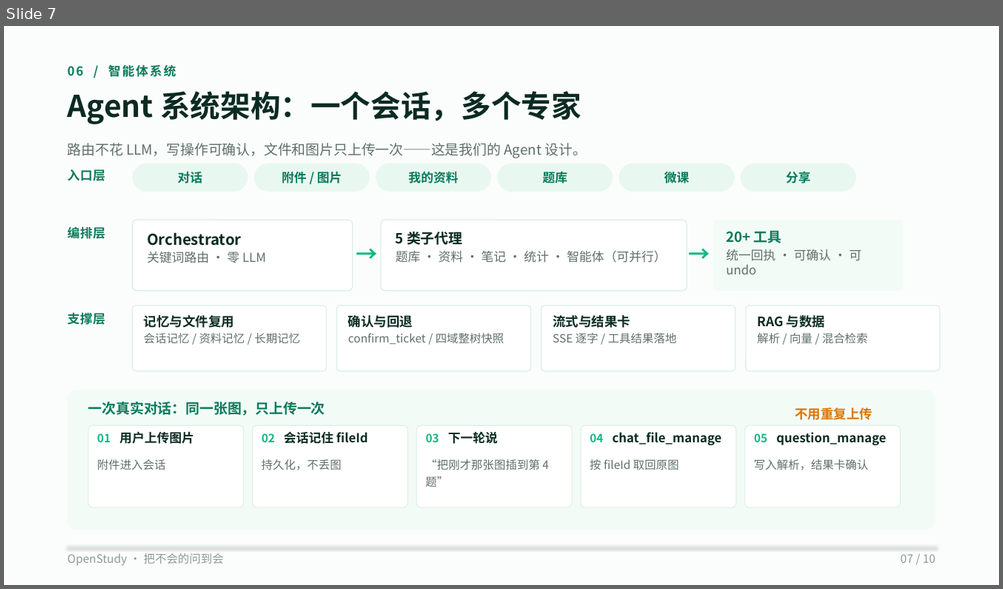
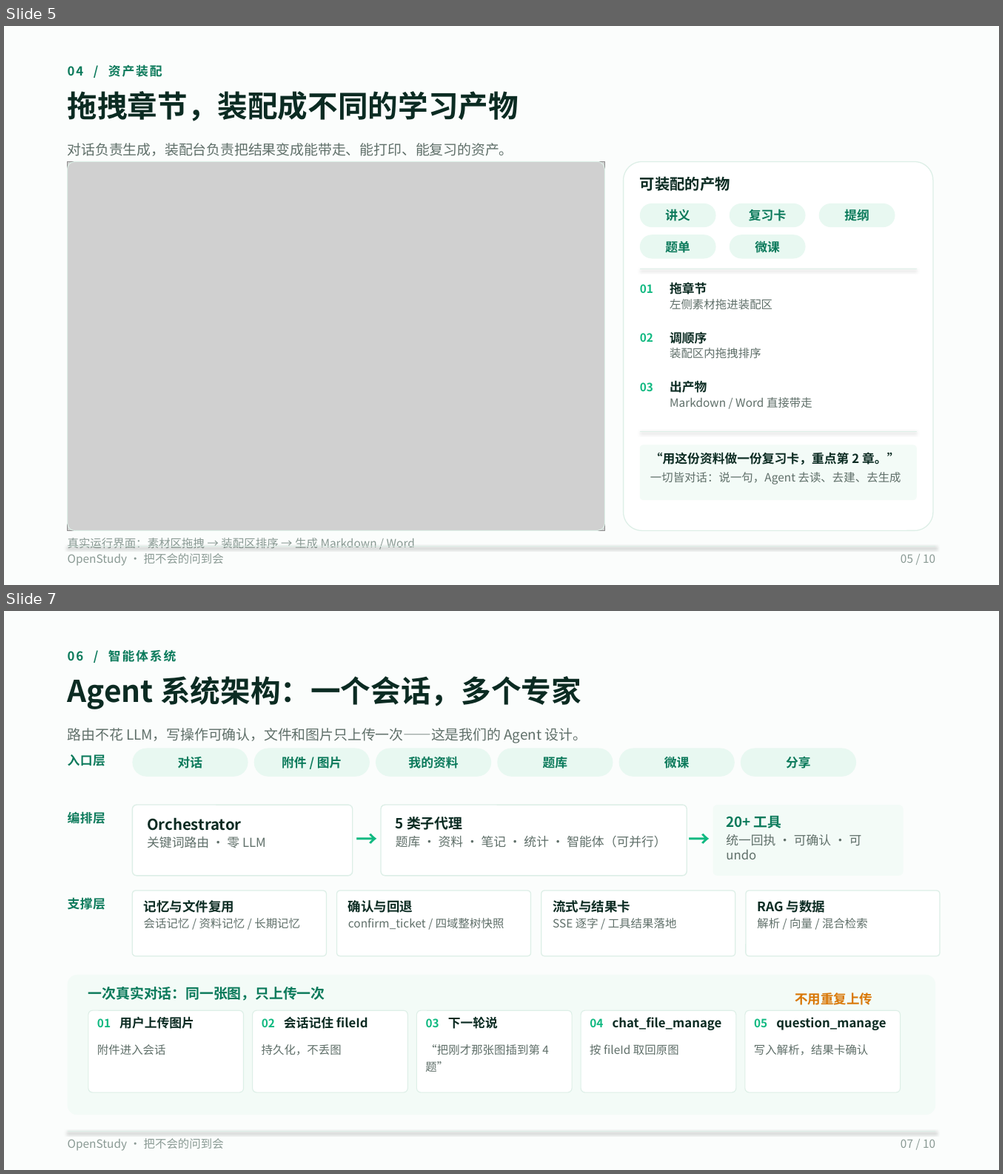
Before and after one commit to wufeng1234567/openstudy-fastapi-ts, a slide deck: doc/competition/OpenStudy-10页-V3-码道版.pptx. Shown one above the other, each under a label of ours: slide 7 before the commit, slides 5 and 7 after it; the slides between them are not shown. The pictures are 1003x589 and 1003x1174 pixels, drawn with LibreOffice and Linux fonts; fonts in the diff are those of the drawing; grey boxes stand for pictures. Boxes give left, top, right and bottom in pixels: in the first picture for what was removed or moved away, otherwise in the second. Text is boxed around its words. In the diff, an @@ line names an element or a change of style, - is before the commit and + after.

Commit message:
feat: 学习材料诊疗室：体检、整理手术台、资产装配与原文依据

```diff
--- a/doc/competition/OpenStudy-10页-V3-码道版.pptx
+++ b/doc/competition/OpenStudy-10页-V3-码道版.pptx
@@ slide 5 added at (4,26,999,585), background #FFFFFF @@
@@ rectangle added at (4,26,999,585), fill #FBFDFC @@
@@ text added at (68,64,162,77), 12 pt, text #0B7A5B, bold @@
+04 / 资产装配
@@ text added at (68,91,518,121), 29 pt, text #0B2B22, bold @@
+拖拽章节，装配成不同的学习产物
@@ text added at (68,143,513,156), 13.5 pt, text #5F6F69 @@
+对话负责生成，装配台负责把结果变成能带走、能打印、能复习的资产。
@@ picture added at (68,162,605,531) @@
@@ rounded rectangle added at (68,162,605,531), outline #DDEFE7 0.75 pt @@
@@ rounded rectangle added at (623,162,933,531), fill #FFFFFF, outline #DDEFE7 0.9 pt @@
@@ text added at (640,176,730,191), 14.5 pt, text #0B2B22, bold @@
+可装配的产物
@@ rounded rectangle added at (640,204,716,227), fill #E8F8F1, 12 pt, text #0B7A5B, bold @@
+讲义
@@ rounded rectangle added at (729,204,805,227), fill #E8F8F1, 12 pt, text #0B7A5B, bold @@
+复习卡
@@ rounded rectangle added at (819,204,895,227), fill #E8F8F1, 12 pt, text #0B7A5B, bold @@
+提纲
@@ rounded rectangle added at (640,235,716,259), fill #E8F8F1, 12 pt, text #0B7A5B, bold @@
+题单
@@ rounded rectangle added at (729,235,805,259), fill #E8F8F1, 12 pt, text #0B7A5B, bold @@
+微课
@@ line added from (640, 269) to (916, 269), #DDEFE7 0.5 pt @@
@@ text added at (640,284,653,293), 11 pt, text #10B981, bold @@
+01
@@ text added at (669,282,706,295), 12 pt, text #0B2B22, bold @@
+拖章节
@@ text added at (669,299,772,309), 11 pt, text #5F6F69 @@
+左侧素材拖进装配区
@@ text added at (640,333,653,342), 11 pt, text #10B981, bold @@
+02
@@ text added at (669,330,706,346), 12 pt, text #0B2B22, bold @@
+调顺序
@@ text added at (669,348,761,358), 11 pt, text #5F6F69 @@
+装配区内拖拽排序
@@ text added at (669,380,706,393), 12 pt, text #0B2B22, bold @@
+出产物
@@ text added at (640,383,653,392), 11 pt, text #10B981, bold @@
+03
@@ text added at (669,397,812,408), 11 pt, text #5F6F69 @@
+Markdown / Word 直接带走
@@ line added from (640, 432) to (916, 432), #DDEFE7 0.5 pt @@
@@ rounded rectangle added at (640,446,916,500), fill #F3FBF7 @@
@@ text added at (650,452,899,465), 12 pt, text #0B2B22, bold @@
+“用这份资料做一份复习卡，重点第 2 章。”
@@ text added at (650,472,901,485), 11 pt, text #5F6F69 @@
+一切皆对话：说一句，Agent 去读、去建、去生成
@@ text added at (68,538,415,548), 11 pt, text #8A9A94 @@
+真实运行界面：素材区拖拽 → 装配区排序 → 生成 Markdown / Word
@@ line added from (68, 547) to (935, 547), #DDEFE7 0.5 pt @@
@@ text added at (68,554,224,566), 11 pt, text #8A9A94 @@
+OpenStudy · 把不会的问到会
@@ text added at (900,554,935,563), 11 pt, text #8A9A94 @@
+05 / 10
```
Also in this commit, not shown: 6 slides changed, 2 other slides added, 3 slides removed, 28 other files.
